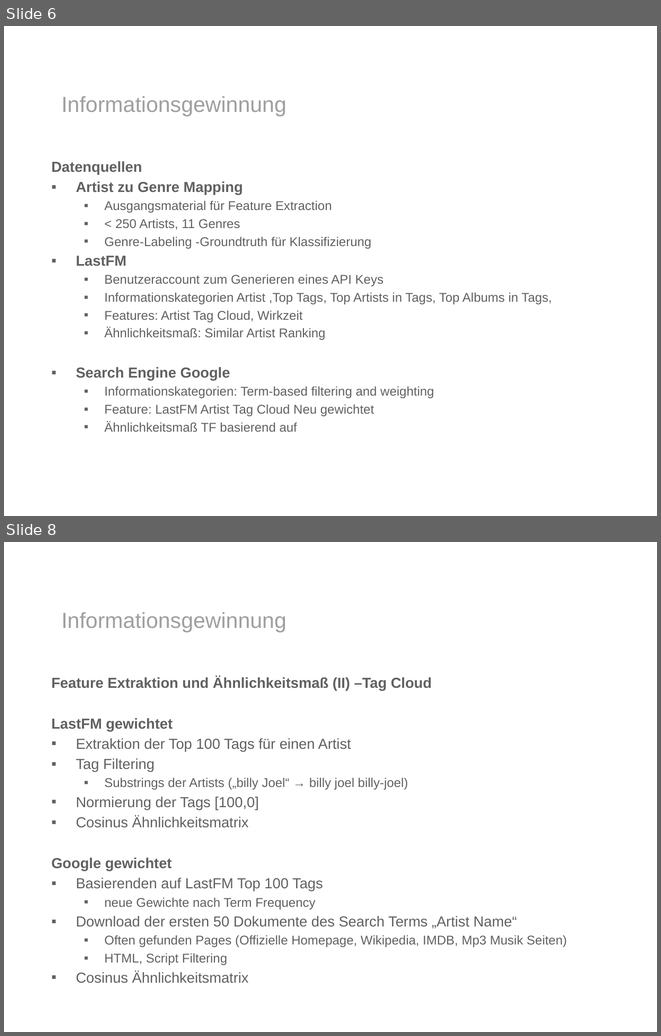
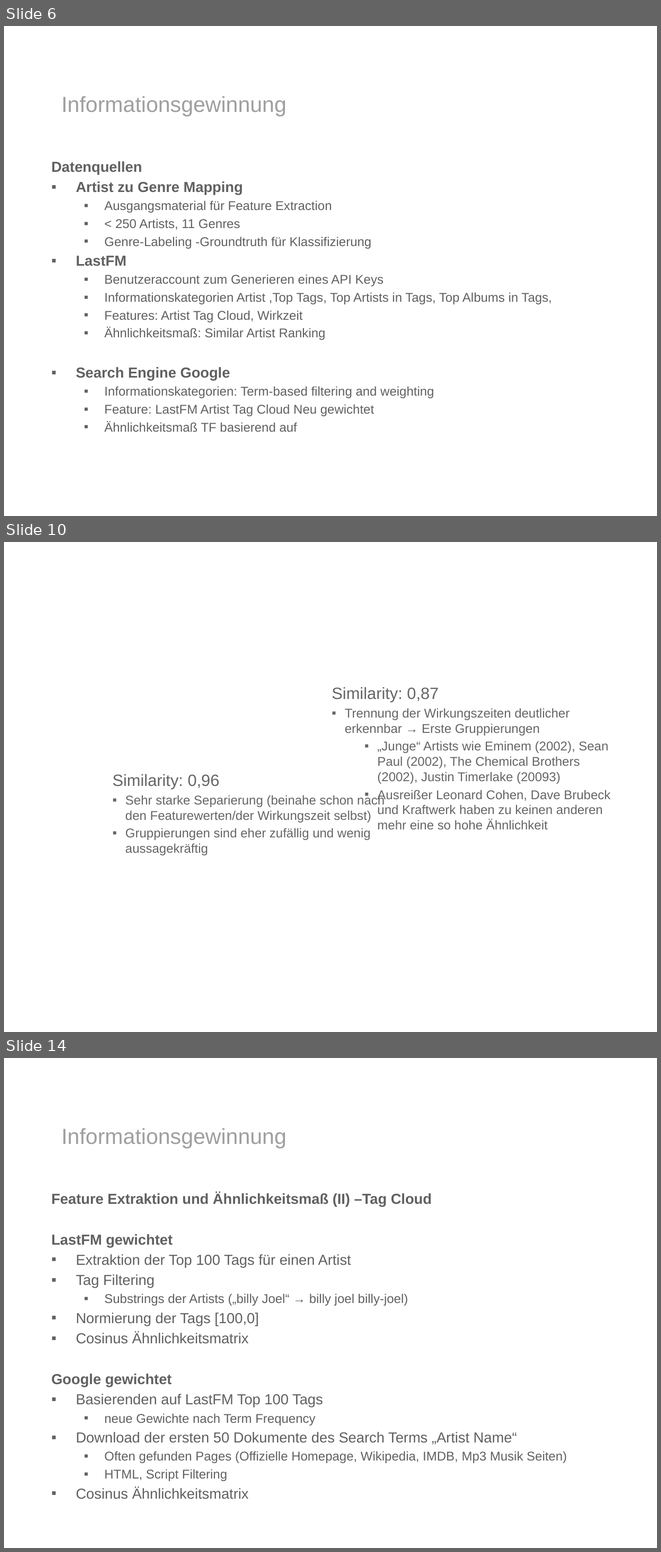
Before and after one commit to ohuguy/mirlastfm, a slide deck: presentation/presentation.pptx. Shown one above the other, each under a label of ours: slides 6 and 8 before the commit, slides 6, 10 and 14 after it; the slides between them are not shown. The pictures are 661x1036 and 661x1552 pixels, drawn with LibreOffice and Linux fonts; fonts in the diff are those of the drawing; background and template pictures are left out. Boxes give left, top, right and bottom in pixels: in the first picture for what was removed or moved away, otherwise in the second. Text is boxed around its words. In the diff, an @@ line names an element or a change of style, - is before the commit and + after.

```diff
--- a/presentation/presentation.pptx
+++ b/presentation/presentation.pptx
@@ slide 10 added at bbox=[4, 542, 657, 1032], background picture (left out) @@
@@ text added at bbox=[332, 687, 610, 829], 14 pt, text #656565 @@
+Similarity: 0,87
+▪ Trennung der Wirkungszeiten deutlicher erkennbar → Erste Gruppierungen
+  ▪ „Junge“ Artists wie Eminem (2002), Sean Paul (2002), The Chemical Brothers (2002), Justin Timerlake (20093)
+  ▪ Ausreißer Leonard Cohen, Dave Brubeck und Kraftwerk haben zu keinen anderen mehr eine so hohe Ähnlichkeit
@@ text added at bbox=[113, 774, 385, 855], 14 pt, text #656565 @@
+Similarity: 0,96
+▪ Sehr starke Separierung (beinahe schon nach den Featurewerten/der Wirkungszeit selbst)
+▪ Gruppierungen sind eher zufällig und wenig aussagekräftig
@@ what was slide 8 is now slide 14 @@
```
Also in this commit, not shown: 1 slide changed, 5 other slides added, 3 other files.
